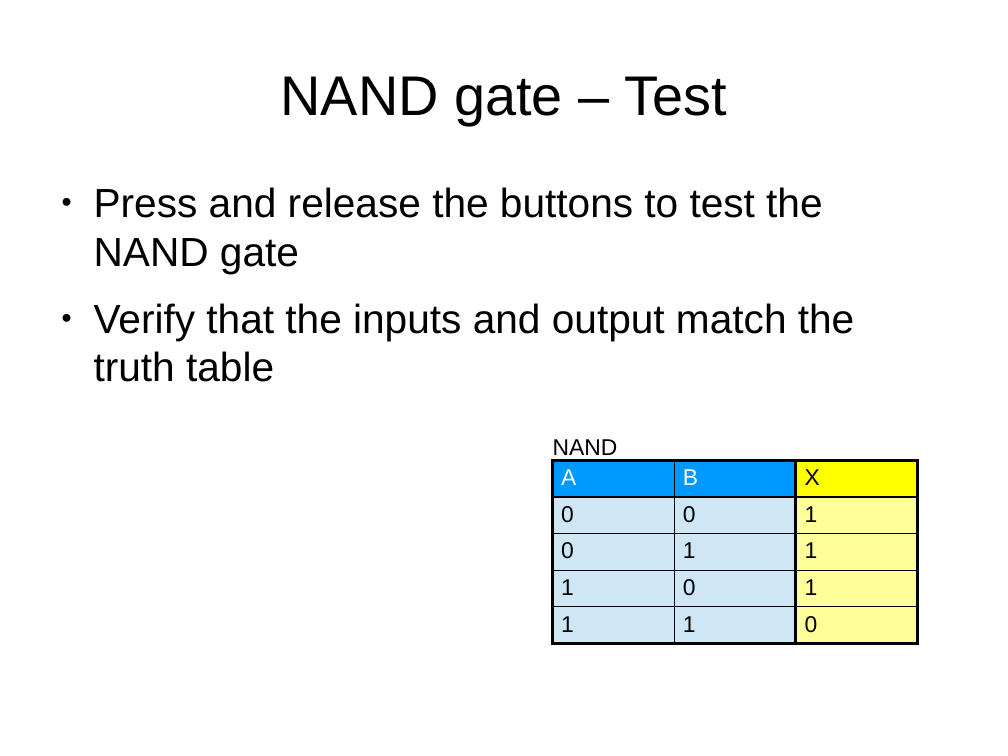
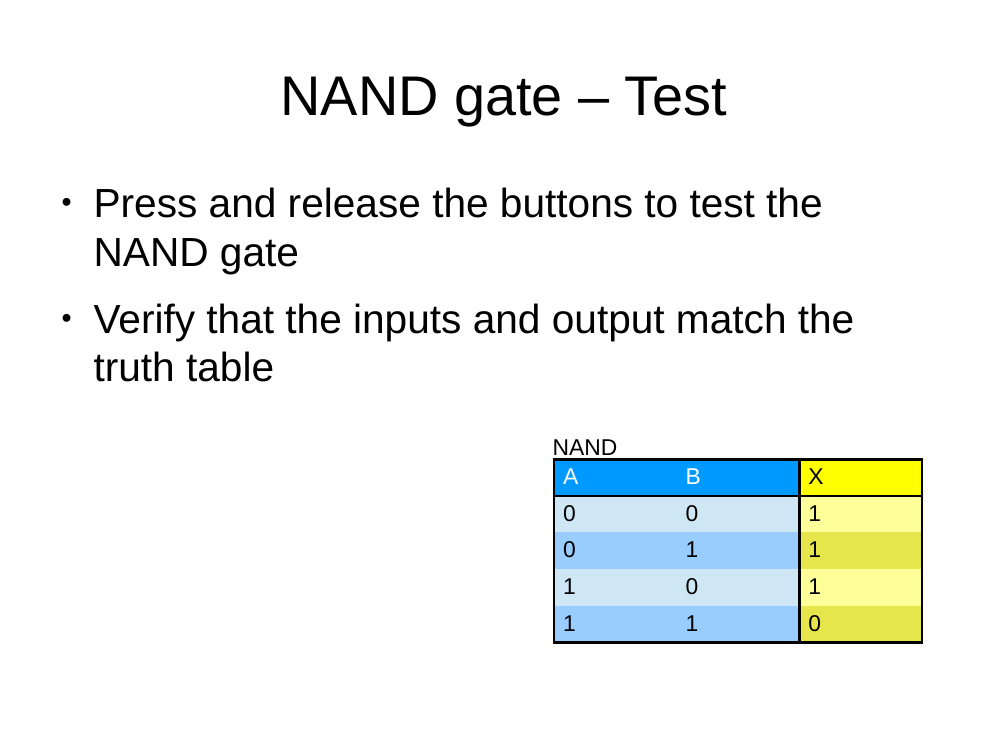
Before and after one commit to swarren/presentations, a slide deck: slide 28 of lcs-digital-logic-build-a-not-nand-gate-from-mosfets/lcs-digital-logic-build-a-not-nand-gate-from-mosfets.odp. Drawn at 1008x756 pixels with LibreOffice and Linux fonts; fonts in the diff are those of the drawing. Boxes give left, top, right and bottom in pixels: in the first picture for what was removed or moved away, otherwise in the second. Text is boxed around its words. In the diff, an @@ line names an element or a change of style, - is before the commit and + after.

Commit message:
Fix consistency of colors in logic gate truth tables

```diff
--- a/lcs-digital-logic-build-a-not-nand-gate-from-mosfets/lcs-digital-logic-build-a-not-nand-gate-from-mosfets.odp
+++ b/lcs-digital-logic-build-a-not-nand-gate-from-mosfets/lcs-digital-logic-build-a-not-nand-gate-from-mosfets.odp
@@ table at [554,459,922,639] @@
@@ fill #CFE7F5 to #99CCFF in 4 cells @@
@@ fill #FFFF99 to #E6E64C in 2 cells @@
@@ borders changed @@
@@ table: place and size @@
-table at [552,460,917,638]
+table at [554,459,922,639]
```
Also in this commit, not shown: 4 other slides changed, 1 other file.
